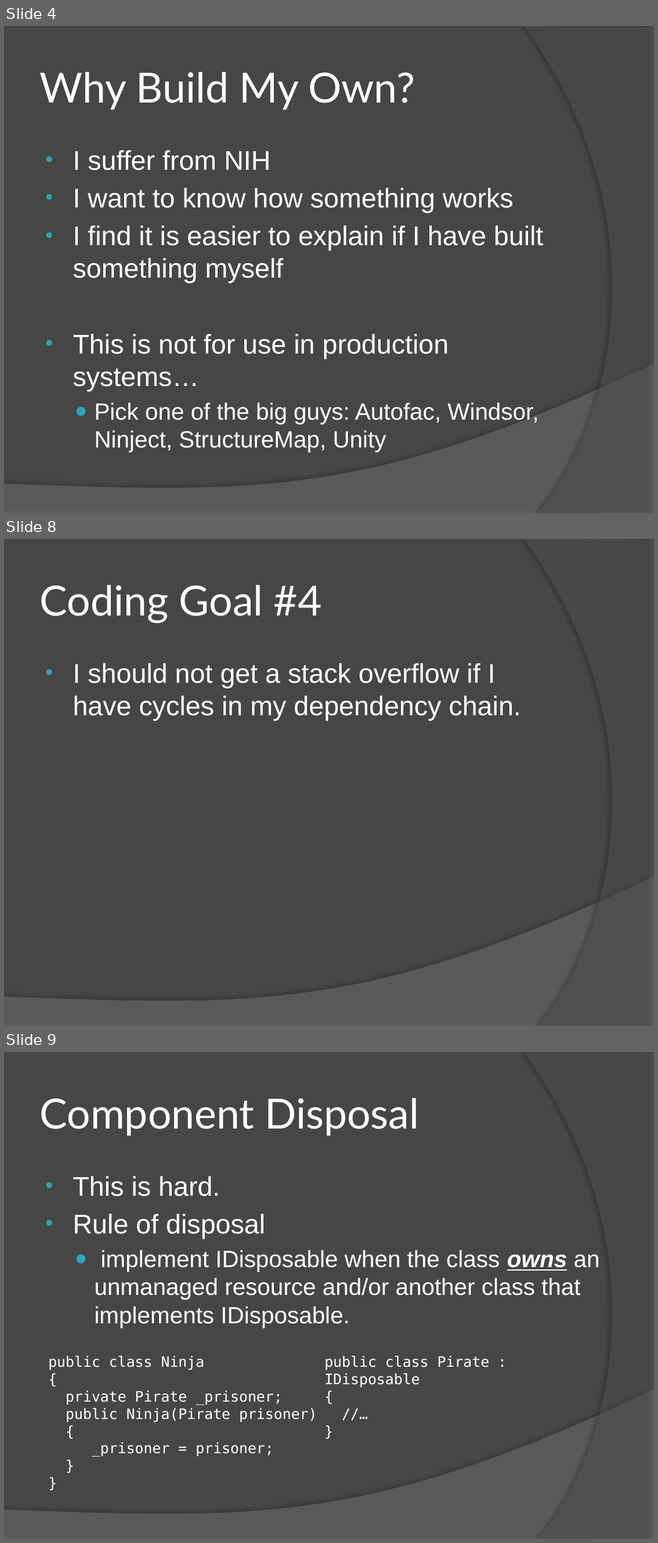
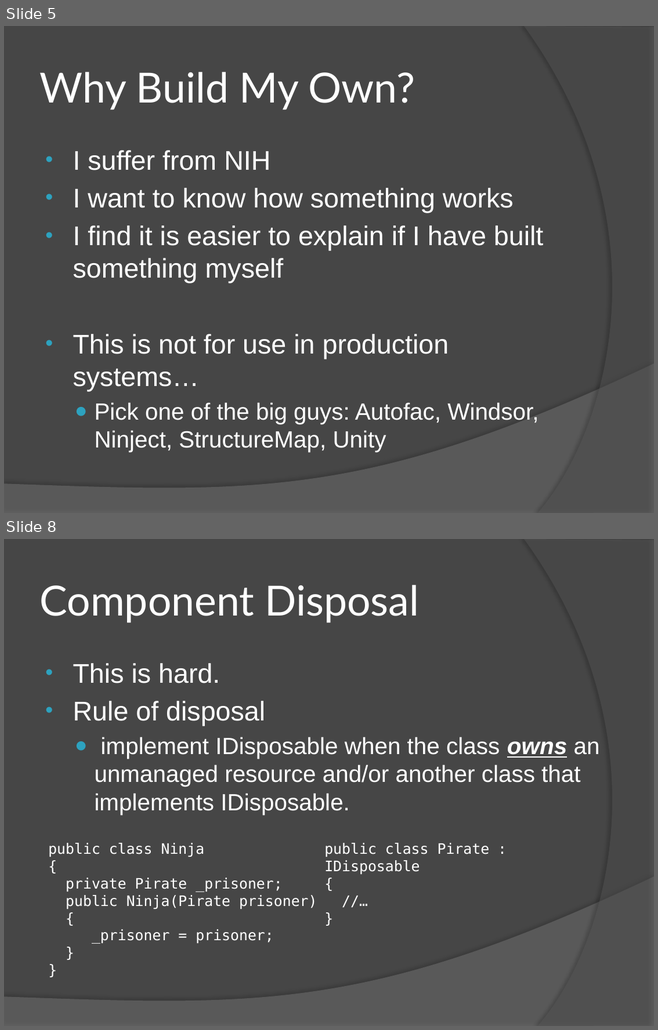
Before and after one commit to craiggwilson/presentations, a slide deck: BuildYourOwnIoC/Build Your Own Ioc Container.pptx. Shown one above the other, each under a label of ours: slides 4, 8 and 9 before the commit, slides 5 and 8 after it; the slides between them are not shown. The pictures are 658x1543 and 658x1030 pixels, drawn with LibreOffice and Linux fonts; fonts in the diff are those of the drawing. Boxes give left, top, right and bottom in pixels: in the first picture for what was removed or moved away, otherwise in the second. Text is boxed around its words. In the diff, an @@ line names an element or a change of style, - is before the commit and + after.

```diff
--- a/BuildYourOwnIoC/Build Your Own Ioc Container.pptx
+++ b/BuildYourOwnIoC/Build Your Own Ioc Container.pptx
@@ slide 8 removed at <box>4,539,654,1026</box>, background #464646; not listed: 2 template elements that a slide beside it also shows @@
@@ title removed at <box>40,585,322,623</box> @@
-Coding Goal #4
@@ text removed at <box>73,663,520,721</box> @@
-• I should not get a stack overflow if I have cycles in my dependency chain.
@@ what was slide 4 is now slide 5 @@
@@ what was slide 9 is now slide 8 @@
```
Also in this commit, not shown: 4 slides changed, 2 slides added, 2 other slides removed, 16 other files.
